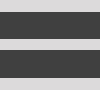
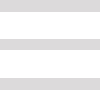
The second 100 x 90 image is a revision of the first. Changes to its layers:
hid "Background" over [0,12,100,78]
